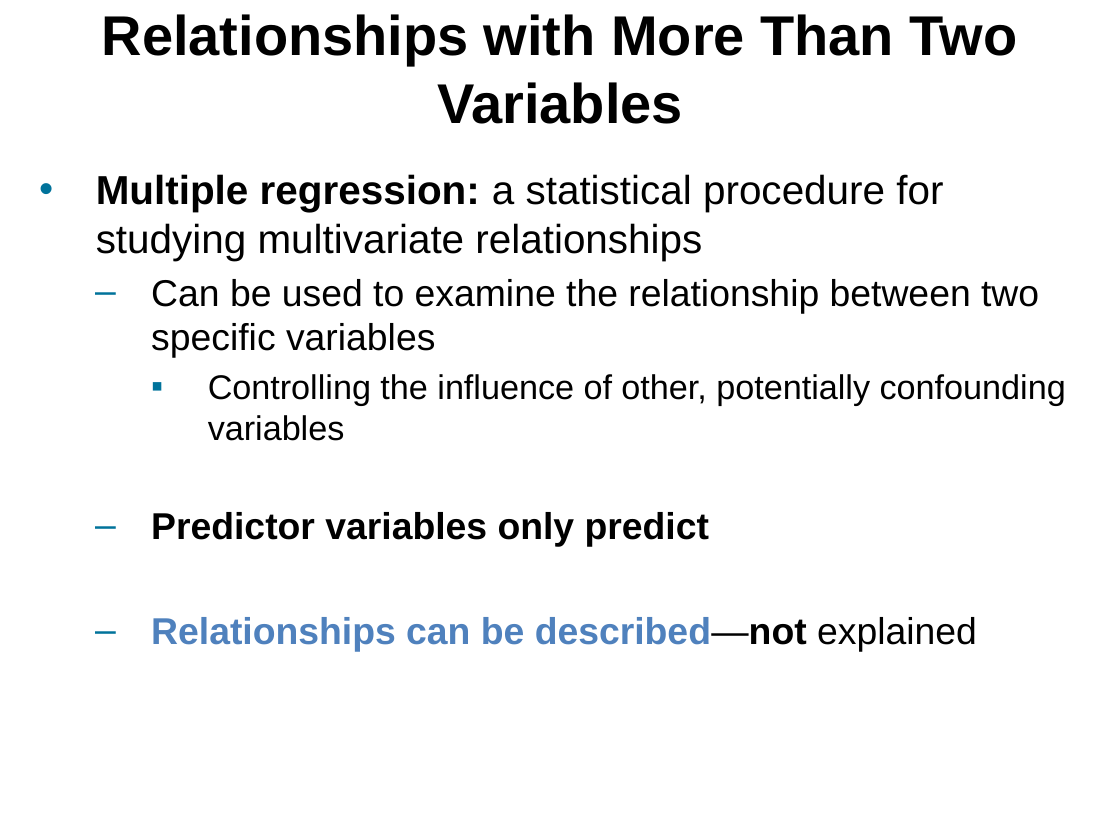
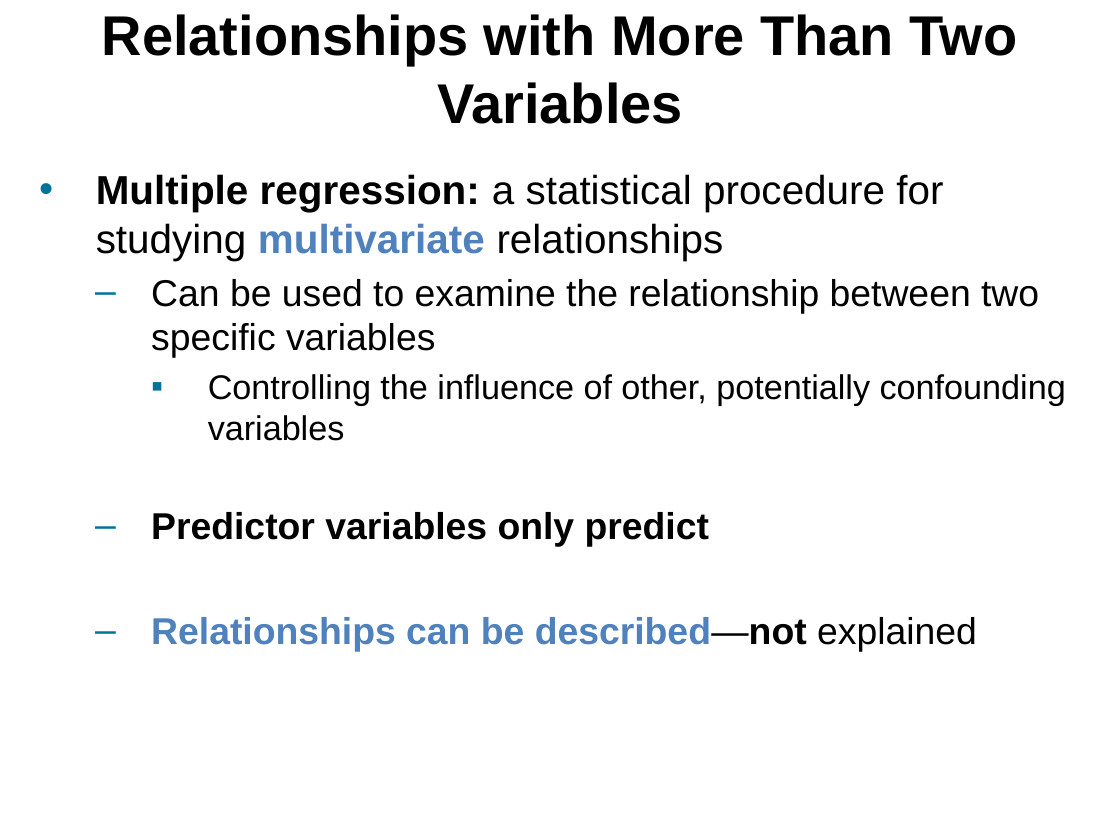
Before and after one commit to npm27/Teaching-Materials, a slide deck: slide 26 of Research Methods/Slides/Chapter 12.pptx (slide 25 before the commit). Drawn at 1120x840 pixels with LibreOffice and Linux fonts; fonts in the diff are those of the drawing. Boxes give left, top, right and bottom in pixels: in the first picture for what was removed or moved away, otherwise in the second. Text is boxed around its words. In the diff, an @@ line names an element or a change of style, - is before the commit and + after.

```diff
--- a/Research Methods/Slides/Chapter 12.pptx
+++ b/Research Methods/Slides/Chapter 12.pptx
@@ text at (96, 174, 943, 261): text colour #000000 to #4F81BD, bold on in "multivariate" @@
```
Also in this commit, not shown: 1 other slide changed, 2 slides added, 1 slide removed.
